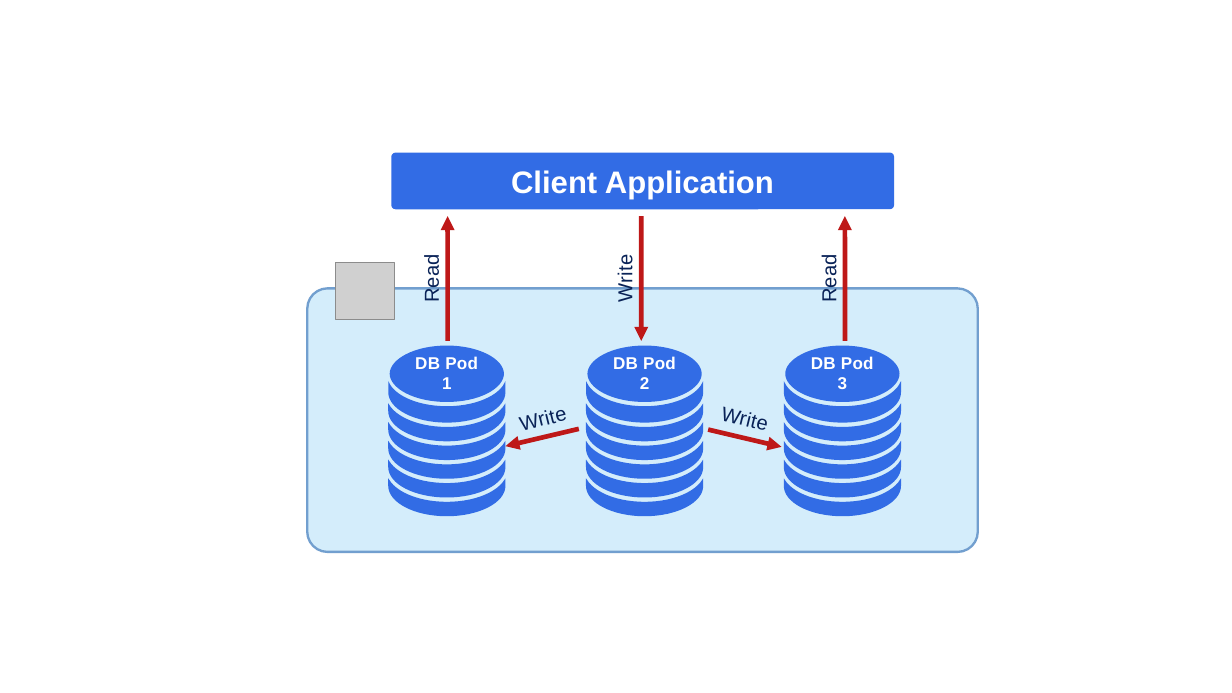
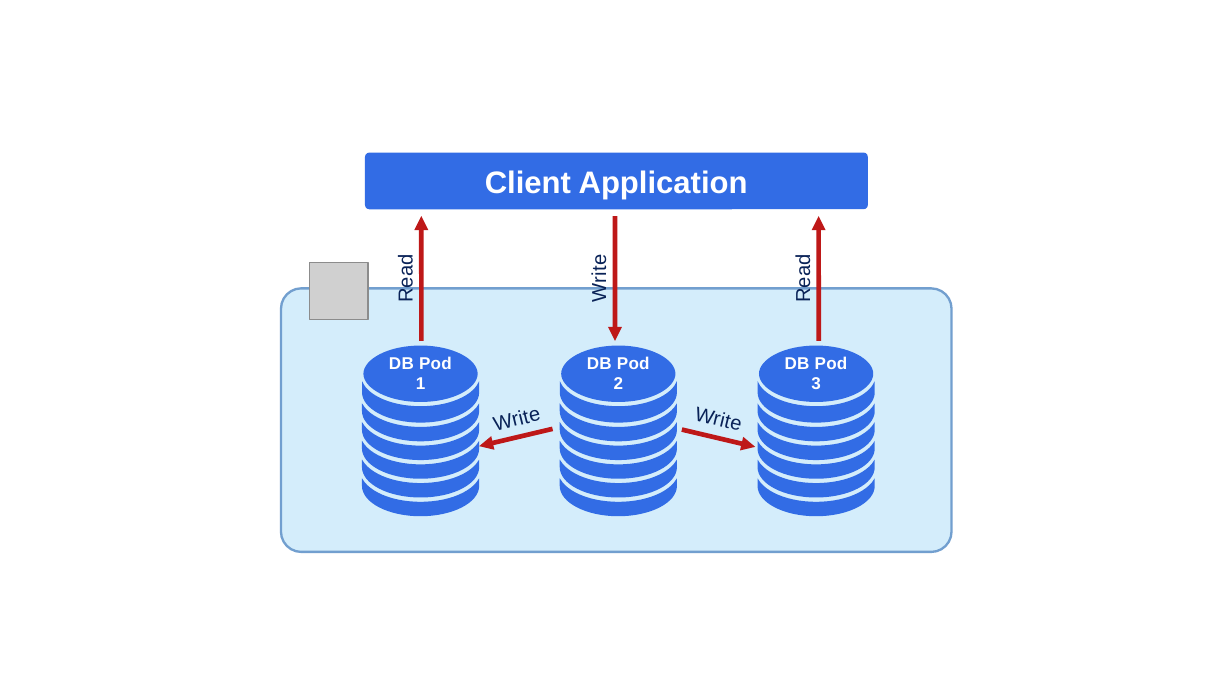
Before and after one commit to percona/percona-server-mongodb-operator, a slide deck: slide 2 of source/assets/images/sources/sharding.odp. Drawn at 1232x693 pixels with LibreOffice and Linux fonts; fonts in the diff are those of the drawing; grey boxes stand for pictures. Boxes give left, top, right and bottom in pixels: in the first picture for what was removed or moved away, otherwise in the second. Text is boxed around its words. In the diff, an @@ line names an element or a change of style, - is before the commit and + after.

```diff
--- a/source/assets/images/sources/sharding.odp
+++ b/source/assets/images/sources/sharding.odp
@@ rectangle added at (x1=268, y1=140, x2=967, y2=568), fill #FFFFFF @@
@@ 8 texts, 5 arrows, 3 freeform shapes, 2 rounded rectangles, 2 lines, 1 picture moved together from (x1=307, y1=153, x2=980, y2=555) to (x1=281, y1=153, x2=954, y2=555) @@
```
Also in this commit, not shown: 1 other slide changed, 2 other files.
